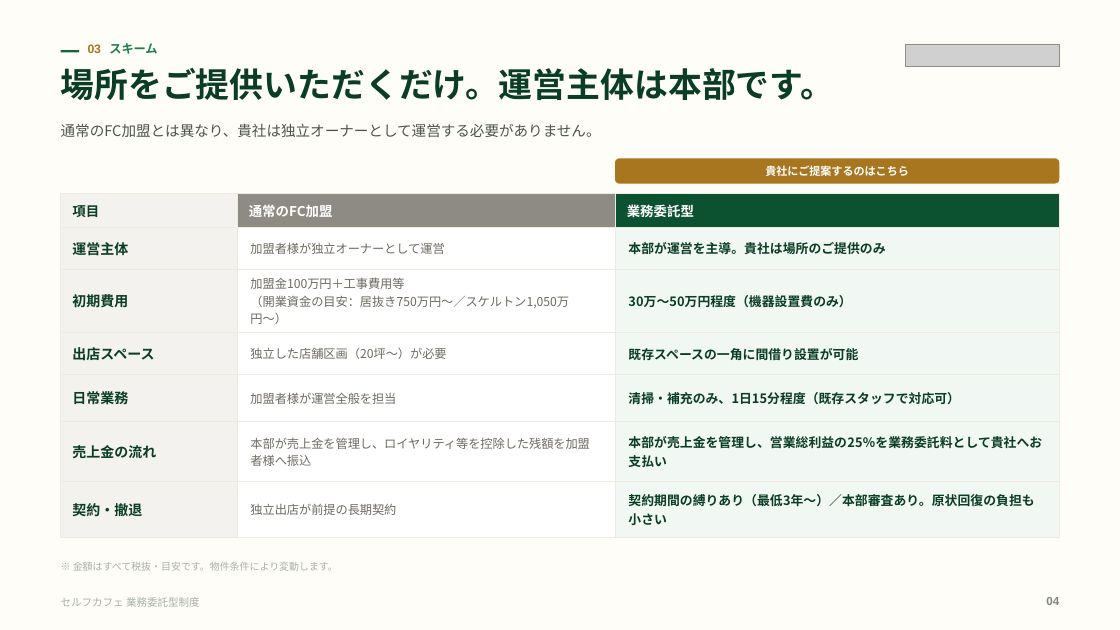
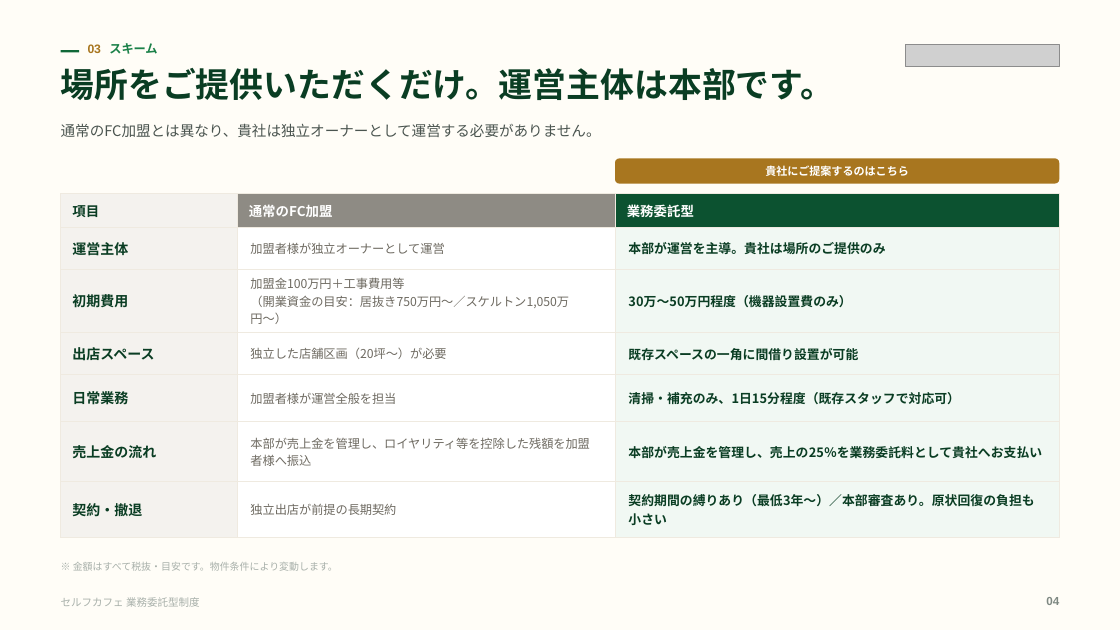
Before and after one commit to a5408071-cmd/suzuki-ceo, a slide deck: slide 4 of selfcafe-gyomu-deck/selfcafe-gyomu-deck.pptx. Drawn at 1120x630 pixels with LibreOffice and Linux fonts; fonts in the diff are those of the drawing; grey boxes stand for pictures. Boxes give left, top, right and bottom in pixels: in the first picture for what was removed or moved away, otherwise in the second. Text is boxed around its words. In the diff, an @@ line names an element or a change of style, - is before the commit and + after.

```diff
--- a/selfcafe-gyomu-deck/selfcafe-gyomu-deck.pptx
+++ b/selfcafe-gyomu-deck/selfcafe-gyomu-deck.pptx
@@ table at (60,194,1060,529) @@
-row 6, column 3: 本部が売上金を管理し、営業総利益の25％を業務委託料として貴社へお支払い
+row 6, column 3: 本部が売上金を管理し、売上の25％を業務委託料として貴社へお支払い
```
Also in this commit, not shown: 5 other slides changed, 3 other files.
